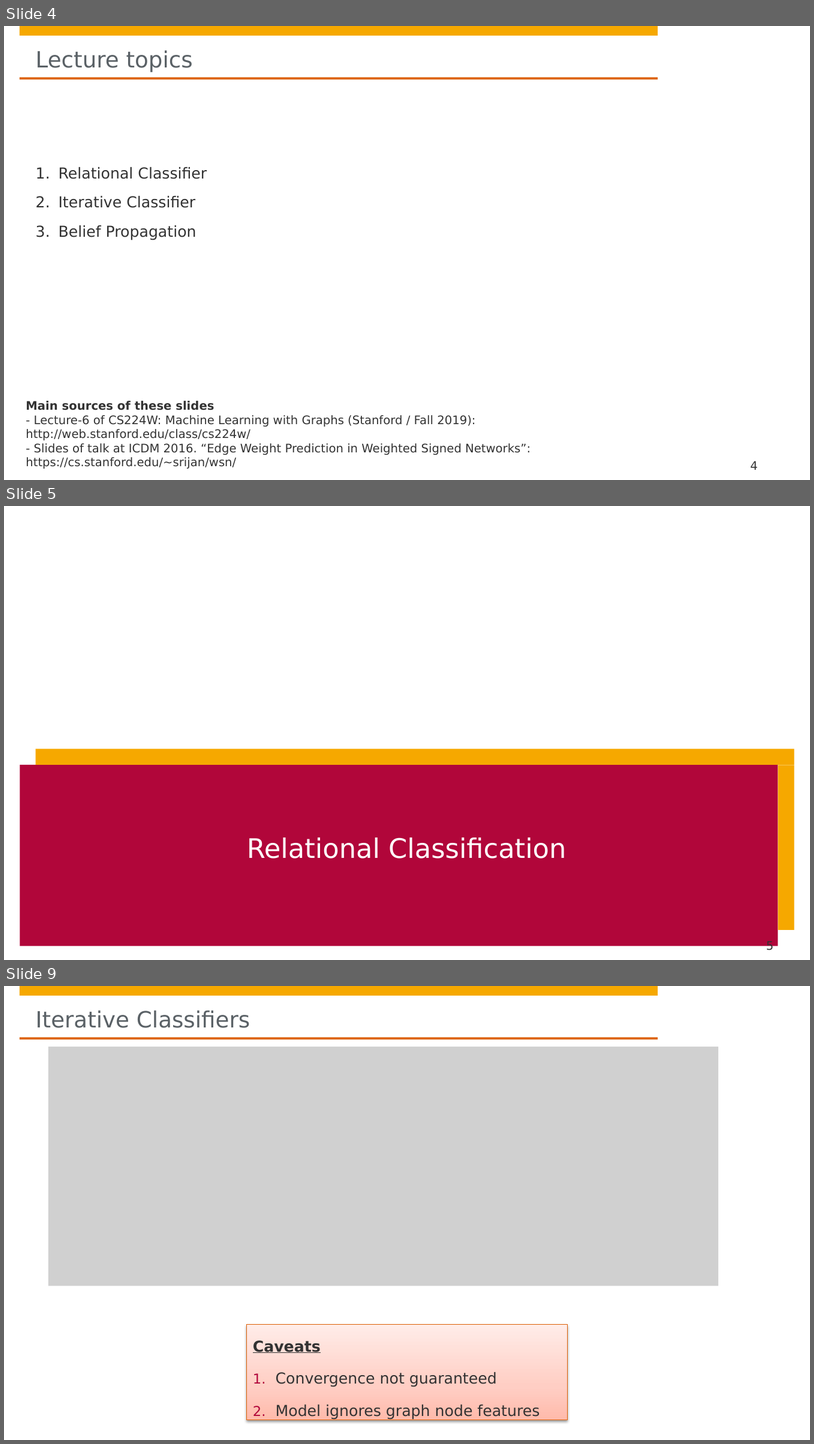
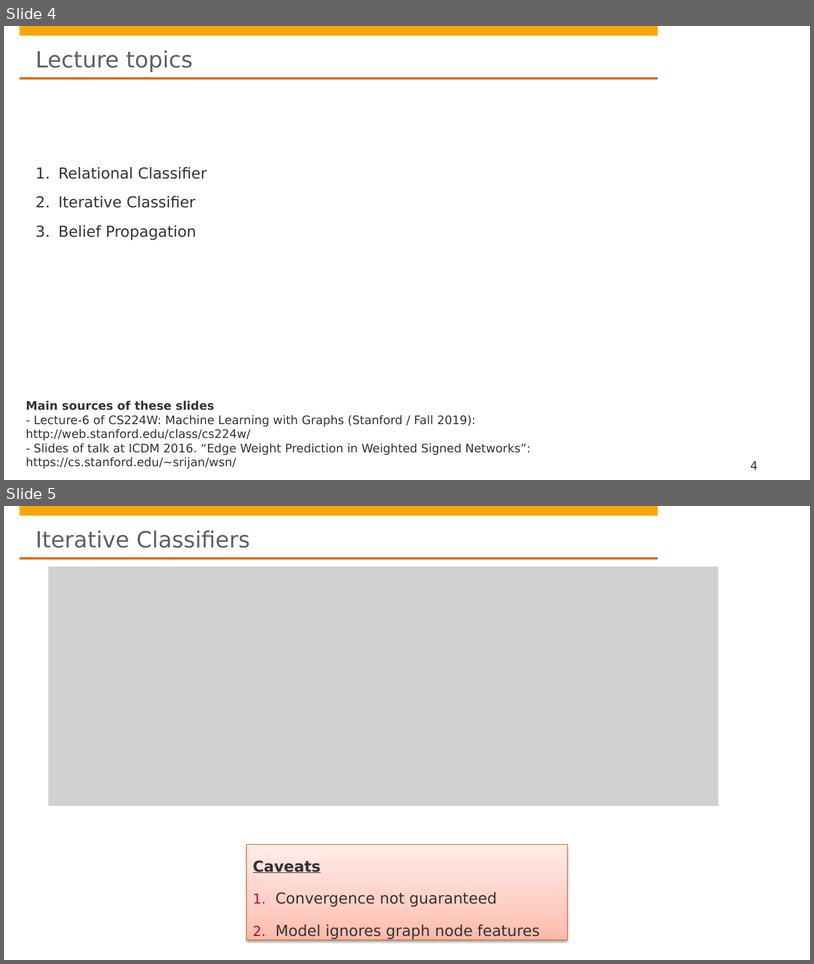
Before and after one commit to hpi-sam/GNN-Course-2020, a slide deck: 4. Messaging Passing for Node Classification.pptx. Shown one above the other, each under a label of ours: slides 4, 5 and 9 before the commit, slides 4 and 5 after it; the slides between them are not shown. The pictures are 814x1444 and 814x964 pixels, drawn with LibreOffice and Linux fonts; fonts in the diff are those of the drawing; grey boxes stand for pictures; background and template pictures are left out. Boxes give left, top, right and bottom in pixels: in the first picture for what was removed or moved away, otherwise in the second. Text is boxed around its words. In the diff, an @@ line names an element or a change of style, - is before the commit and + after.

```diff
--- a/4. Messaging Passing for Node Classification.pptx
+++ b/4. Messaging Passing for Node Classification.pptx
@@ slide 5 removed at (x1=4, y1=506, x2=810, y2=960), background #FFFFFF; not listed: 4 template elements that a slide beside it also shows @@
@@ rectangle removed at (x1=14, y1=506, x2=659, y2=609) @@
@@ rectangle removed at (x1=35, y1=748, x2=795, y2=765) @@
@@ rectangle removed at (x1=20, y1=765, x2=779, y2=946) @@
@@ rectangle removed at (x1=779, y1=765, x2=795, y2=930) @@
@@ title removed at (x1=247, y1=837, x2=566, y2=858) @@
-Relational Classification
@@ page number removed at (x1=767, y1=940, x2=774, y2=953) @@
-5
@@ what was slide 9 is now slide 5 @@
```
Also in this commit, not shown: 5 slides changed, 3 slides added, 1 other slide removed.
